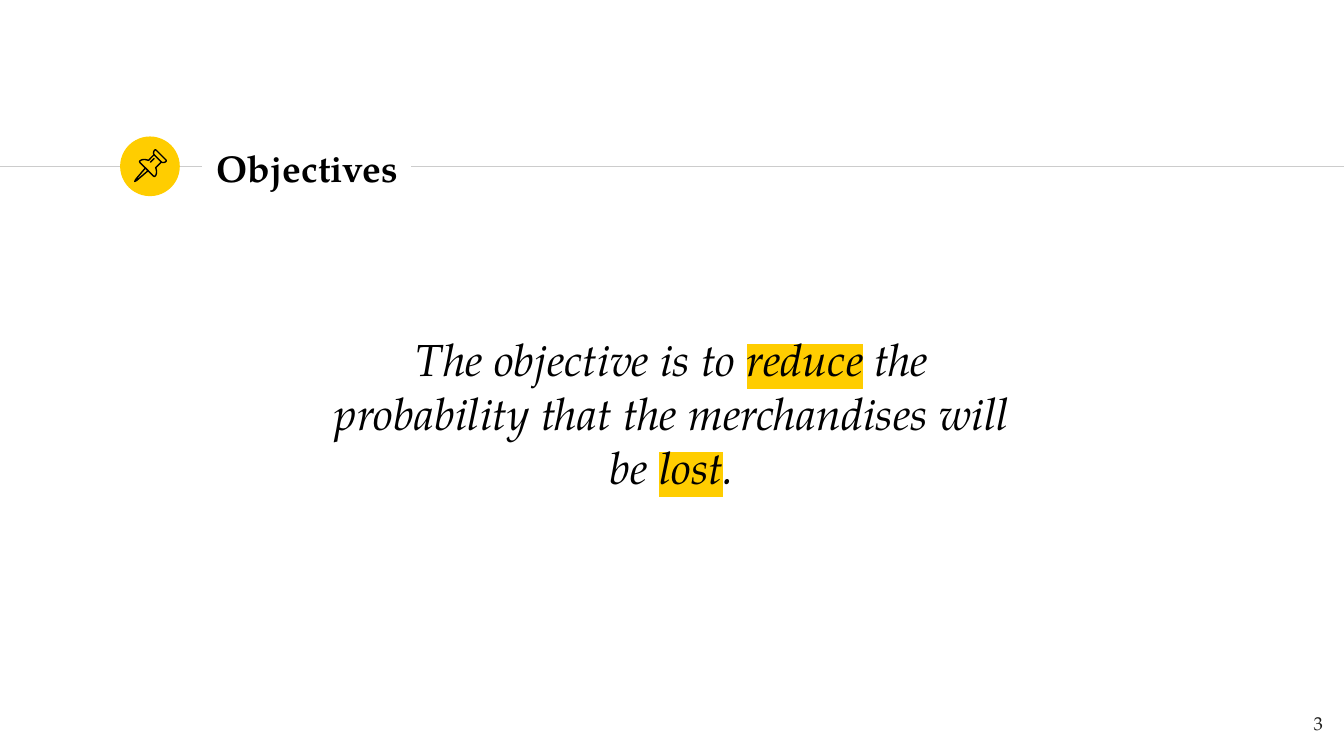
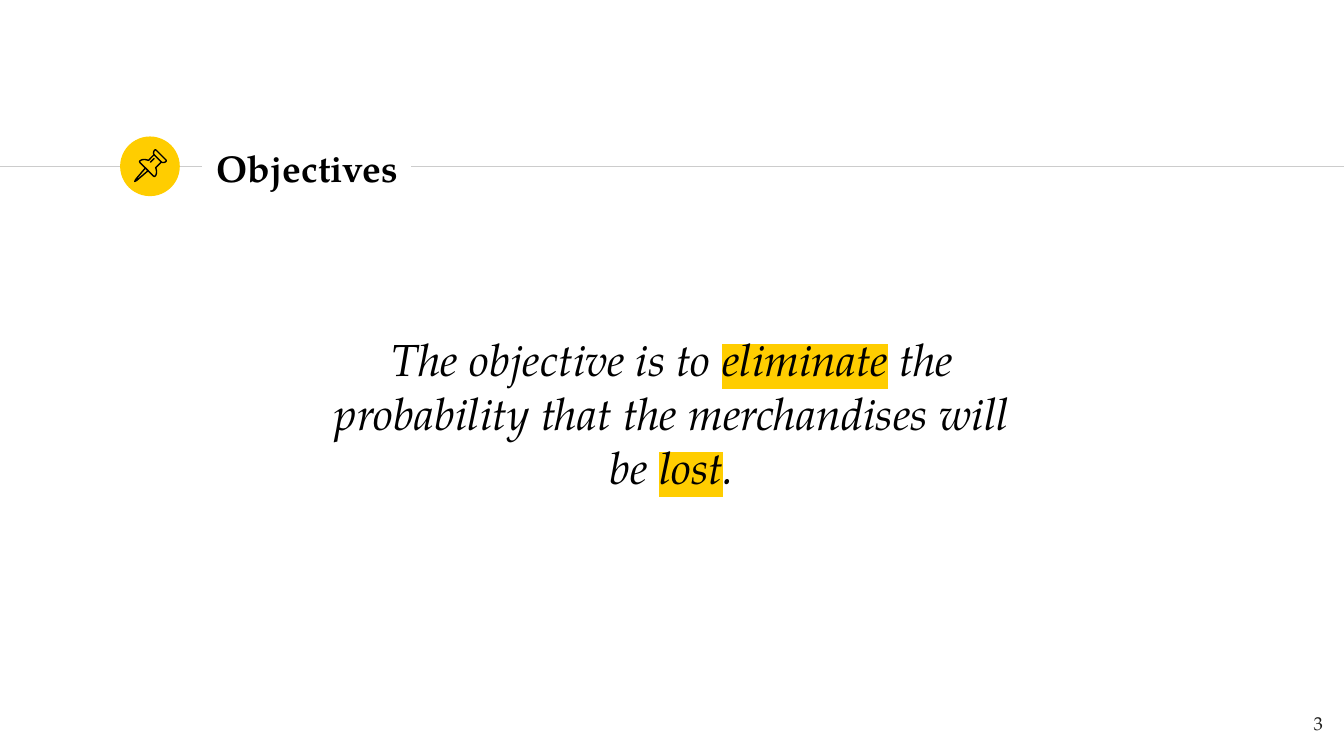
Before and after one commit to JhedBunagan/InfoSec, a slide deck: slide 3 of Case-1-XYZ.pptx. Drawn at 1344x756 pixels with LibreOffice and Linux fonts; fonts in the diff are those of the drawing. Boxes give left, top, right and bottom in pixels: in the first picture for what was removed or moved away, otherwise in the second. Text is boxed around its words. In the diff, an @@ line names an element or a change of style, - is before the commit and + after.

Commit message:
Updated
Reduce to Eliminate

```diff
--- a/Case-1-XYZ.pptx
+++ b/Case-1-XYZ.pptx
@@ text at <box>335,330,1009,501</box>: text changed @@
-The objective is to reduce the probability that the merchandises will be lost.
+The objective is to eliminate the probability that the merchandises will be lost.
```
